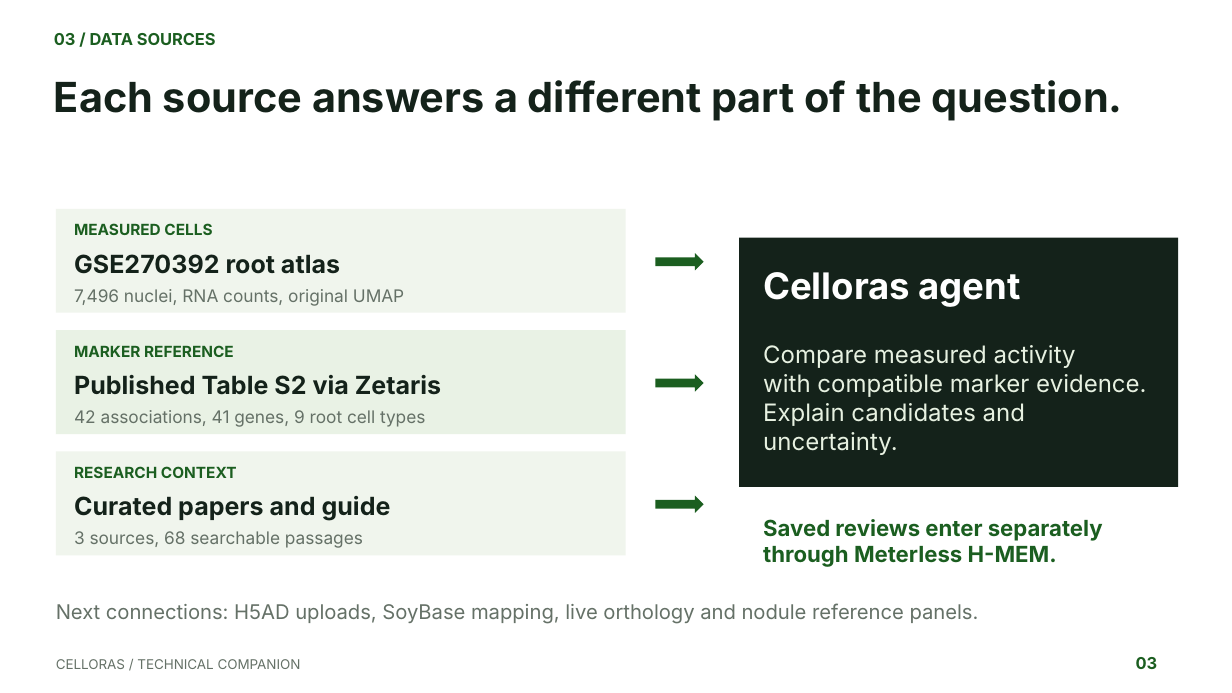
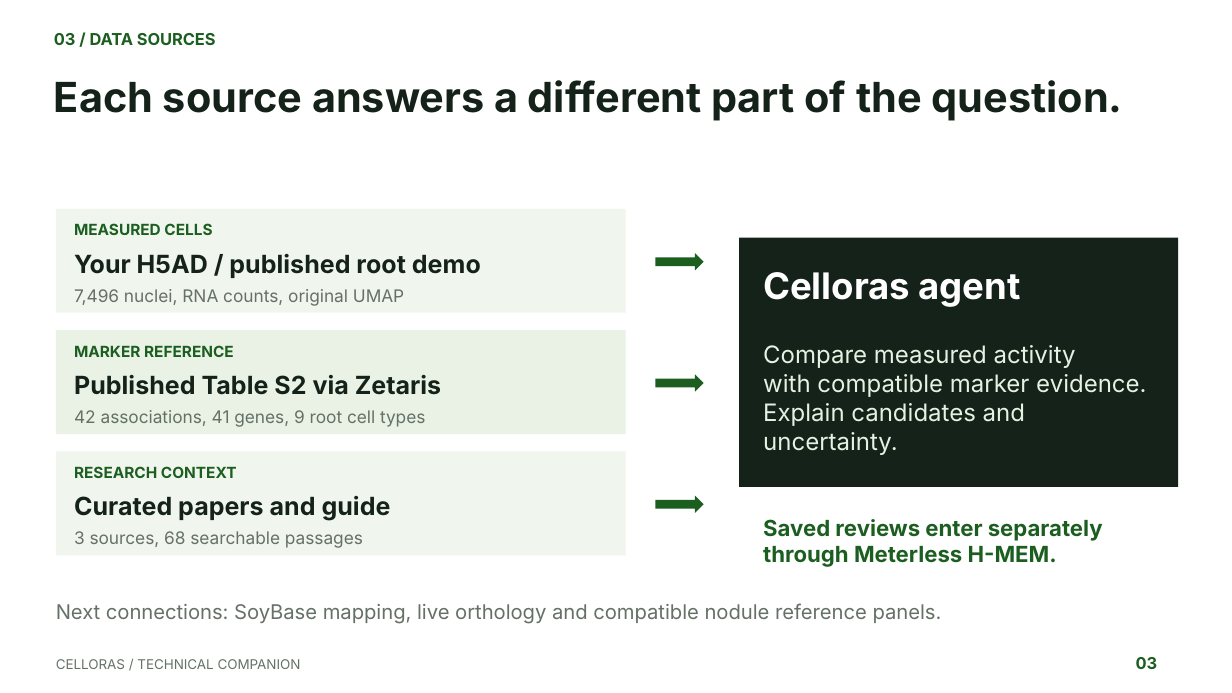
Before and after one commit to mpckkk/2026_GenAI, a slide deck: slide 3 of docs/technical-deck/Celloras-Technical-Deck.pptx. Drawn at 1232x693 pixels with LibreOffice and Linux fonts; fonts in the diff are those of the drawing. Boxes give left, top, right and bottom in pixels: in the first picture for what was removed or moved away, otherwise in the second. Text is boxed around its words. In the diff, an @@ line names an element or a change of style, - is before the commit and + after.

Commit message:
docs: record public H5AD demo and update technical deck

```diff
--- a/docs/technical-deck/Celloras-Technical-Deck.pptx
+++ b/docs/technical-deck/Celloras-Technical-Deck.pptx
@@ text at [74, 254, 481, 278]: text changed @@
-GSE270392 root atlas
+Your H5AD / published root demo
@@ text at [56, 603, 942, 624]: text changed @@
-Next connections: H5AD uploads, SoyBase mapping, live orthology and nodule reference panels.
+Next connections: SoyBase mapping, live orthology and compatible nodule reference panels.
```
Also in this commit, not shown: 3 other slides changed, 10 other files.
